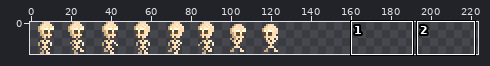
Sprite sheet, stored at assets/images/player.png. Above: a wide view before the commit, with the close-up outlined.
Close-up. First the earlier version:
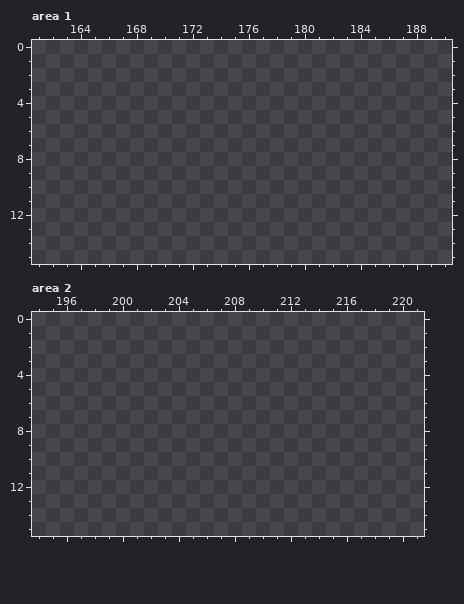
The file is 256x16 pixels. Pixels under 10% opacity are left out. Colours within 5 levels of each other are drawn and written as one. Shown: area 1: x 161..190, y 0..15; area 2: x 194..221, y 0..15. The wide view leaves out empty margins. The commit also changed other parts of the picture, which this record leaves out.
Now the later version:
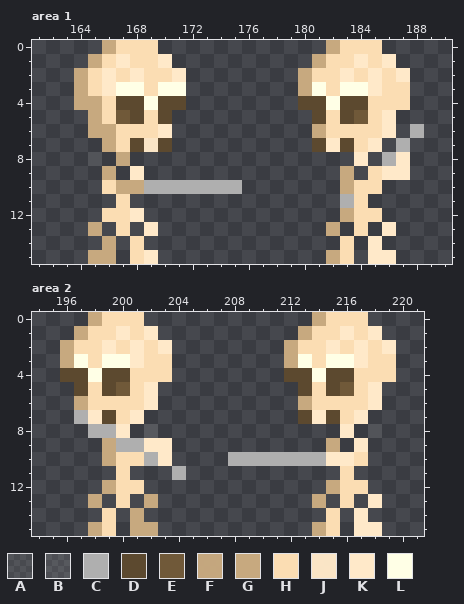
Palette (. is transparent): A #afafaf1e  B #afafaf29  C #afafaf  D #5c492f  E #705939  F #c7a97ff9  G #c7a97f  H #fbddb3  J #ffe9c9f9  K #ffe9c9  L #ffffe6
The edit:
Changed rows in their new state; - is an unchanged pixel.
Area 1:
first column x 164:
 0 --GHHH------------GHHH---
 1 -GHKHHK----------GHHKHK--
 2 GHKHKHHK--------GHHKHKHK-
 3 GHKLLHLL--------GLHLLKHH-
 4 GGHDDLDD--------DDLDDHHH-
 5 -GHEDHD----------DHDEHK--
 6 -GGHHHK----------GHHHHK-C
 7 --GHDJD----------DKDHK-C-
 8 -A-F----------------K-CK-
 9 --G-K--------------G-HKK-
10 --HGGCCCCCCC-------GHH---
11 ---H---------------CH----
12 --HHK--------------GHH---
13 -G-H-K------------G-H-K--
14 --G-H--------------H-K---
15 -GG-HK------------GH-KK--
Area 2:
first column x 196:
 0 --GHHH------------GHHH--
 1 -GHHKHK----------GHHKHK-
 2 GHHKHKHK--------GHHKHKHK
 3 GLHLLKHH--------GLHLLKHH
 4 DDLDDHHH--------DDLDDHHH
 5 -DHDEHK----------DHDEHK-
 6 -GHHHHK----------GHHHHK-
 7 -CKDHK-----------DKDHK--
 8 --CCK-B-------------K-A-
 9 ---GCCKK-----------G-K--
10 ---GHHCK----CCCCCCCKKH--
11 ----H---C-----------H---
12 ---GHH-------------GHH--
13 --G-H-G-----------G-H-K-
14 ---H-G-------------H-K--
15 --GH-GG-----------GH-KK-
